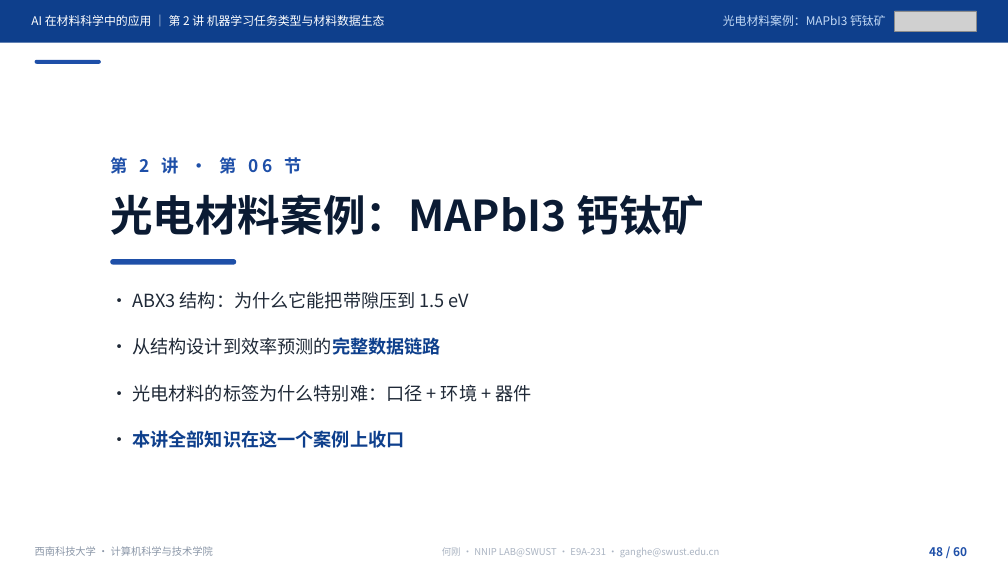
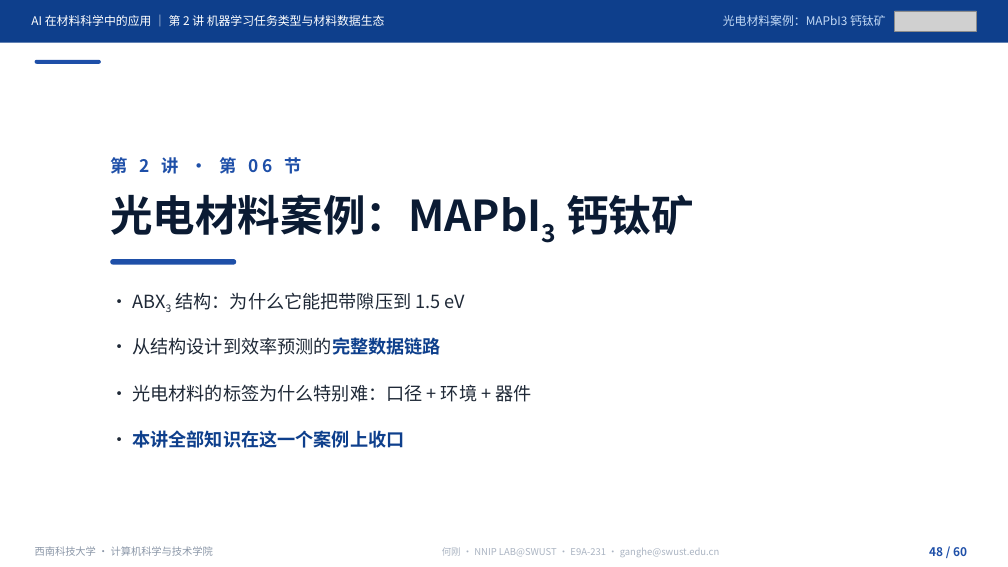
Before and after one commit to cosfrist/Applications-of-Artificial-Intelligence-in-Materials-Science-SWUST, a slide deck: slide 48 of lectures/02-机器学习任务类型与材料数据生态/AI在材料科学中的应用-第2讲 机器学习任务类型与材料数据生态-V5.pptx. Drawn at 1008x567 pixels with LibreOffice and Linux fonts; fonts in the diff are those of the drawing; grey boxes stand for pictures. Boxes give left, top, right and bottom in pixels: in the first picture for what was removed or moved away, otherwise in the second. Text is boxed around its words. In the diff, an @@ line names an element or a change of style, - is before the commit and + after.

Commit message:
第2讲课件按 2026-11-19 手动更新，配套文件同步
课件（8,774,546 → 8,739,397 B，SHA f12647c3…，仍 60 页）
- 术语统一：结构「策展库」→「精选库（Curated）」，P36—P39 相关表述同步改写
- P36 六问重写（开放/混合/订阅、访问方式、策展程度、规模覆盖、数据类型、FAIR）
- 页标题改写：P40「规模怎么读…」→「数据集规模」、P41「材料数据资源清单：从哪里找数据」→「材料数据资源清单」、
  P59 去「（10 分钟）」、P60「本讲小结、常见误区与下讲预告」→「本讲小结与下讲预告」
- 化学式改真下标：MAPbI3→MAPbI₃、ABX3→ABX₃、LiFePO4→LiFePO₄；P51 PCE 公式 Jsc/Voc/Pin 改下标
- 配图替换 P35、P36、P44、P49、P51：图片对象 91 → 94，唯一媒体 31 → 34

配套
- 讲义：按新备注重建 P2、P37、P44、P48、P51 五段；5 个页标题同步；
  备注里三处文本粘连（P37 的 HTE 注释、P48 的「甲基铵碘化铅」、P51 的 PCE 注释）只在原字符间插入换行，未改字
- 授课路线：5 个页标题同步
- source_index §6：按新课件重建 34 行（94 个图片对象、34 个唯一媒体、60 页眉）
- SHA256 清单：课件/讲义/路线/索引四行重算，复算 6/6 一致
- README：版本改 2026-11-19，新增修订说明，并更正上一轮遗留的「可见文字与备注未变」错误表述

```diff
--- a/lectures/02-机器学习任务类型与材料数据生态/AI在材料科学中的应用-第2讲 机器学习任务类型与材料数据生态-V5.pptx
+++ b/lectures/02-机器学习任务类型与材料数据生态/AI在材料科学中的应用-第2讲 机器学习任务类型与材料数据生态-V5.pptx
@@ text "光电材料案例：MAPbI3 钙钛矿" at <box>110,194,694,235</box>: now subscript in "光电材料案例：MAPbI3" @@
@@ text "· ABX3 结构：为什么它能把带隙压到 1.5 eV" at <box>176,292,465,310</box>: now subscript in "ABX3" @@
```
Also in this commit, not shown: 16 other slides changed, 5 other files.
